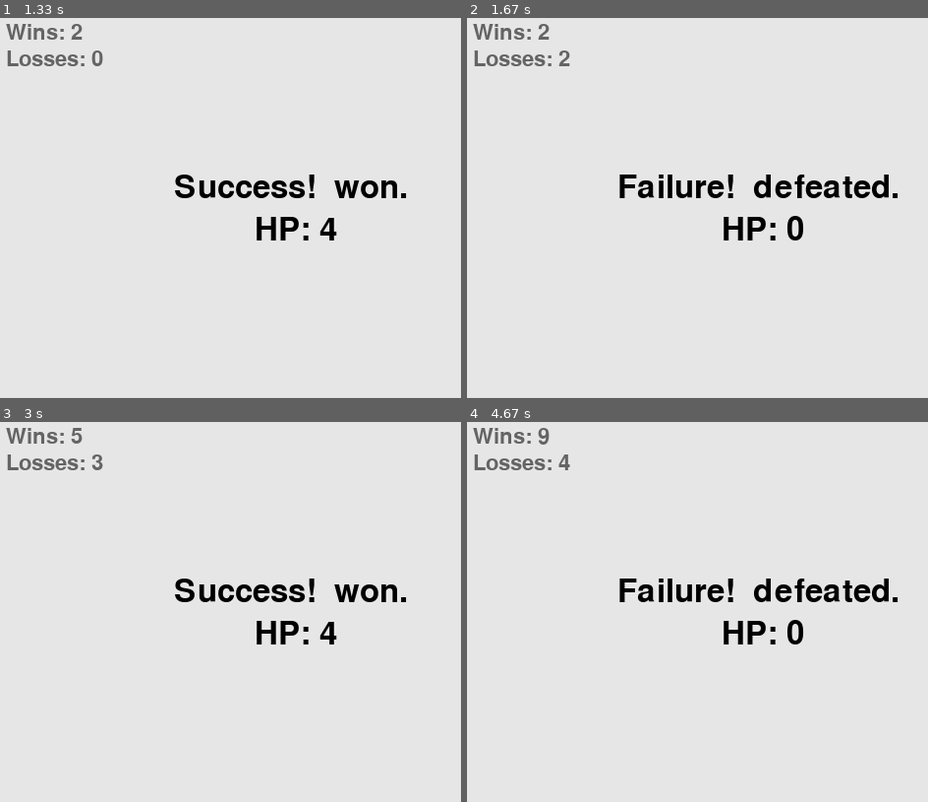
Above: before the commit, frames 1-4 (two rows, left to right).
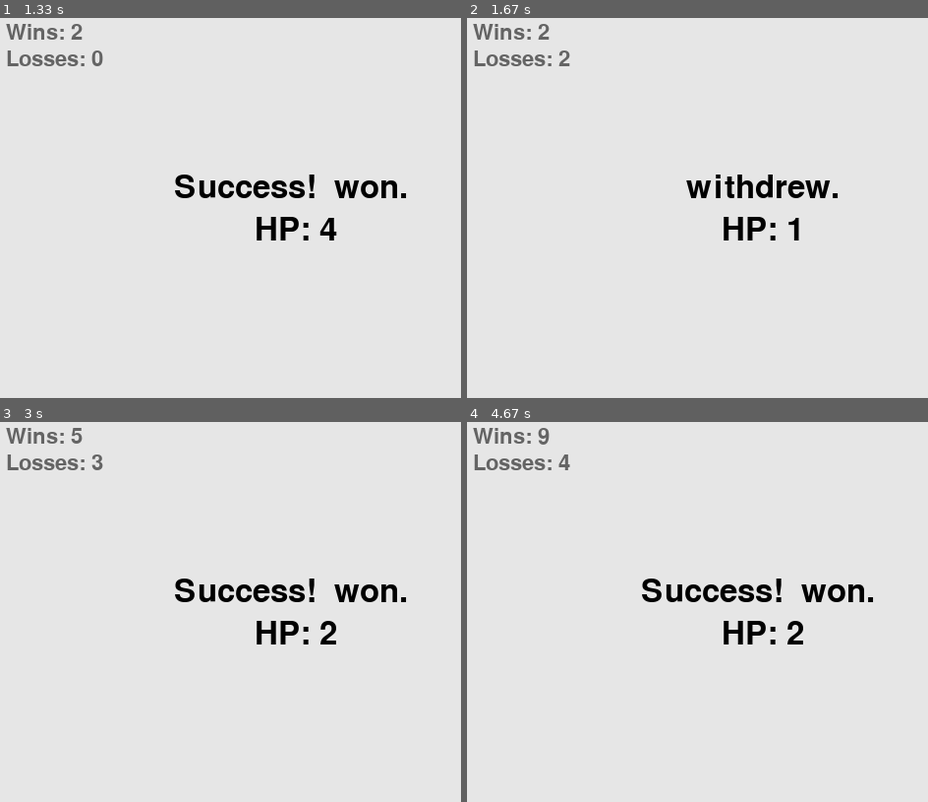
Above: after the commit, the same moments.

Repository: Josef-Gray/adorable-hopelessness
Game: pygame game, started from adhop.py
Same seed, same stepped clock (60 frames per second), same inputs: the game is played once before the commit and once after it.
Inputs (mouse positions are in pixels of both pictures, inside the frame that each line leads up to):
- Up to frame 1 (1.33 s): tap Enter at 0.33 s; tap Space at 0.67, 1.07 s
- Up to frame 2 (1.67 s): tap Space at 1.37 s; click (outside the picture) at 1.6 s
- Up to frame 3 (3 s): click (304, 482) at 1.93 s; click (262, 714) at 2.27 s; click (271, 547) at 2.6 s; click (207, 532) at 2.93 s
- Up to frame 4 (4.67 s): click (914, 577) at 3.27 s; click (outside the picture) at 3.6 s; click (881, 543) at 3.93 s; click (586, 536) at 4.27 s; click (785, 596) at 4.6 s

Frame 1 is identical in both runs. In frame 2, 2.0% of the frame differs, in the area x 33-94%, y 41-59%; in frame 3, 0.1%; in frame 4, 2.1%.

Commit message:
Add ability to retreat (resolves #9)

Diff:
--- a/actor.py
+++ b/actor.py
@@ -12,6 +12,7 @@
         self.max_hp = 10
         self.min_damage = 1
         self.max_damage = 2
+        self.retreat_ratio = 0
         self.heal()
 
     def log_properties(self):
@@ -36,6 +37,8 @@
     """A representation of a player character."""
 
     def __init__(self, name='Avatar'):
+        """Initialize character attributes."""
         super().__init__()
         self.name = name
         self.max_damage = 3
+        self.retreat_ratio = 0.1
--- a/adhop.py
+++ b/adhop.py
@@ -24,7 +24,7 @@
     screen_rect = screen.get_rect()
 
     if mission_result is None:
-        return
+        result_msg = avatar.name + " withdrew."
     elif mission_result is True:
         result_msg = "Success! " + avatar.name + " won."
     else:
--- a/mission.py
+++ b/mission.py
@@ -31,24 +31,27 @@
 
         # Perform combat
         for i in cycle(range(2)):
-            if actors[i].hp > 0:
-                damage = randrange(
-                        actors[i].min_damage, actors[i].max_damage + 1)
-                actors[i-1].hp -= damage
-                logging.debug(
-                        actors[i].name + " hits for " + str(damage) + ". "
-                        + actors[i-1].name + " " + str(actors[i-1].hp)
-                        + " HP remaining.")
-            else:
+            # End combat if actor has hp less than retreat ratio
+            if actors[i].hp <= actors[i].max_hp * actors[i].retreat_ratio:
                 break
+            damage = randrange(
+                    actors[i].min_damage, actors[i].max_damage + 1)
+            actors[i-1].hp -= damage
+            logging.debug(
+                    actors[i].name + " hits for " + str(damage) + ". "
+                    + actors[i-1].name + " " + str(actors[i-1].hp)
+                    + " HP remaining.")
 
         logging.debug(avatar.name + ": " + str(avatar.hp) + "HP")
         logging.debug(self.enemy.name + ":  " + str(self.enemy.hp) + "HP")
 
         # Report results.
-        if avatar.hp > 0:
+        if self.enemy.hp <= 0:
             logging.info(avatar.name + " won.")
             return True
+        elif avatar.hp > 0:
+            logging.info(avatar.name + " withdrew.")
+            return None
         else:
             avatar.hp = 0
             logging.info(avatar.name + " defeated.")
--- a/test_mission.py
+++ b/test_mission.py
@@ -10,6 +10,7 @@
     def test_avatar_l1_enemy_l1(self):
         """Test level 1 avatar vs level 1 enemy."""
         losses = 0
+        retreats = 0
         runs = 10000
         avatar = Avatar()
         mission = Mission()
@@ -17,14 +18,24 @@
         for i in range(runs):
             avatar.heal()
             mission.__init__()
-            if not mission.resolve_combat(avatar):
+            mission_result = mission.resolve_combat(avatar)
+            if mission_result is False:
                 losses += 1
+            elif mission_result is None:
+                retreats += 1
 
         loss_ratio = losses / runs
+        retreat_ratio = retreats / runs
+#        print("\nLosses: " + str(loss_ratio)
+#                + "\nRetreats: " + str(retreat_ratio))
         self.assertLessEqual(
-                loss_ratio, 0.15, msg="Losses higher than 15%")
+                loss_ratio, 0.07, msg="Losses higher than 7%")
         self.assertGreaterEqual(
-                loss_ratio, 0.1, msg="Losses lower than 10%")
+                loss_ratio, 0.06, msg="Losses lower than 6%")
+        self.assertLessEqual(
+                retreat_ratio, 0.19, msg="Retreats higher than 19%")
+        self.assertGreaterEqual(
+                retreat_ratio, 0.17, msg="Retreats lower than 17%")
 
 
 class MissionTestCase(unittest.TestCase):
